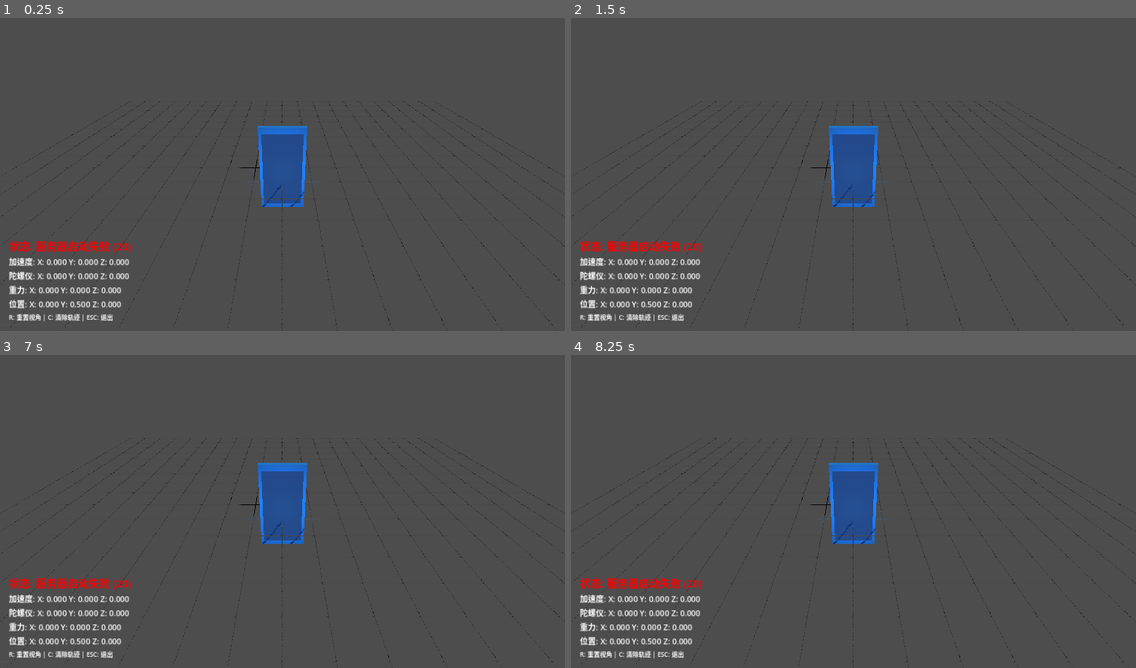
Above: before the commit, frames 1-4 (two rows, left to right).
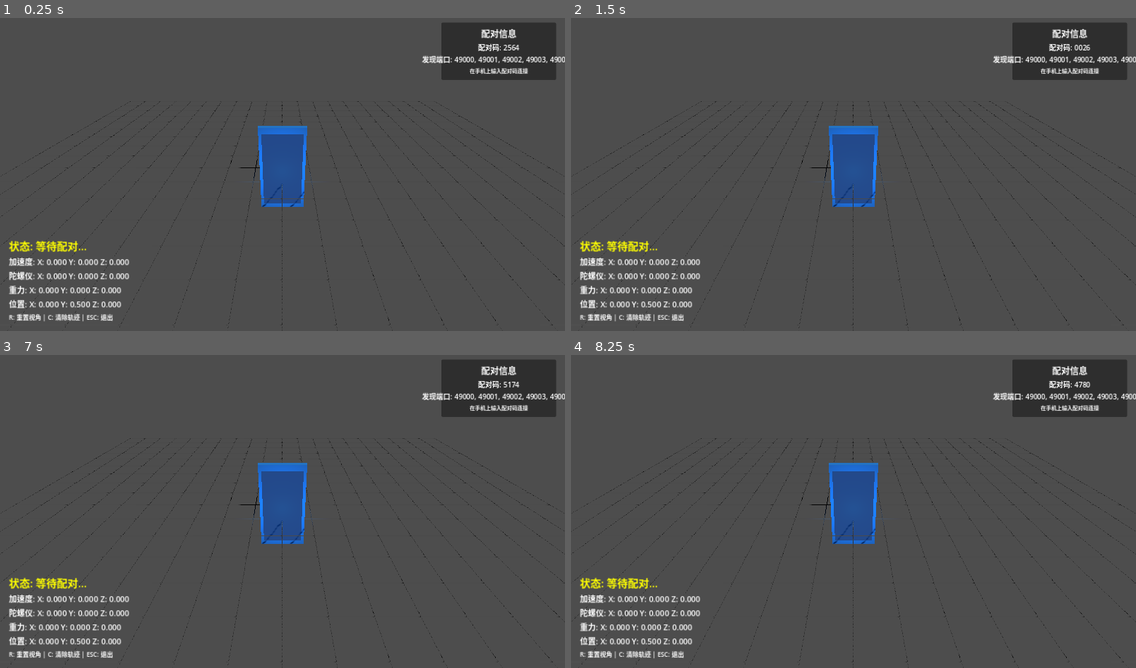
Above: after the commit, the same moments.

Repository: seekerzz/godot-server
Game: Godot game, scene res://main.tscn
The game is run twice, just before and just after one commit, with the same random seed, the same clock (stepped at 60 frames per second) and the same inputs.
Inputs:
- Up to frame 1 (0.25 s): no input
- Up to frame 2 (1.5 s): tap Enter (ui_accept) at 0.5, 0.77, 1.25 s; tap R at 0.6, 1.35 s
- Up to frame 3 (7 s): tap Enter (ui_accept) at 1.52, 2, 2.75, 3.02, 3.5, 3.77, 4.25, 4.52, 6.02, 6.77 s; tap C at 2.1, 4.35, 6.6 s; tap R at 2.3, 2.85, 3.6, 4.55, 5.1, 5.85, 6.8 s
- Up to frame 4 (8.25 s): tap R at 7.35, 8.1 s; tap Enter (ui_accept) at 7.52 s

The runs differ from the first frame. In frame 1, 4.1% of the frame differs, in the area x 1-100%, y 1-75%; in frame 2, 4.1%; in frame 3, 4.1%; in frame 4, 4.1%.

Commit message:
添加配对功能：多级端口发现 + 配对码验证
- 新增 discovery_server.gd：监听多个发现端口(49000-49010)
- 动态分配数据端口(49555+)，避免端口冲突
- 4位数字配对码，防止未授权连接
- 更新 sensor_server.gd：集成发现服务，管理多客户端
- 更新 main.tscn：添加配对码显示面板

配对流程：
1. PC启动后显示4位配对码和可用发现端口
2. 手机输入配对码，广播到发现端口
3. 配对成功后分配数据端口
4. 传感器数据通过专用数据端口传输

按键：R-重新生成配对码, C-清除轨迹, ESC-退出

Co-Authored-By: Claude Sonnet 4.5 <noreply@anthropic.com>

Diff:
--- /dev/null
+++ b/discovery_server.gd
@@ -0,0 +1,179 @@
+extends Node
+
+# PC端发现服务 + 配对码验证
+# 监听多个发现端口，动态分配数据端口
+
+const DISCOVERY_PORT_START := 49000
+const DISCOVERY_PORT_END := 49010
+const BASE_DATA_PORT := 49555
+const MAX_DATA_PORTS := 10
+
+var discovery_sockets: Array[PacketPeerUDP] = []
+var data_servers: Dictionary = {}  # {port: UDPServer}
+var clients: Dictionary = {}  # {port: {"ip": String, "pairing_code": String, "last_seen": float}}
+
+var pairing_code: String = ""  # 当前配对码
+var data_port_counter := 0
+
+signal client_authenticated(client_ip: String, data_port: int)
+signal client_disconnected(data_port: int)
+
+func _ready():
+	generate_pairing_code()
+	start_discovery_service()
+
+func generate_pairing_code():
+	# 生成4位数字配对码
+	var code := ""
+	for i in range(4):
+		code += str(randi() % 10)
+	pairing_code = code
+	print("[配对] 配对码: ", pairing_code)
+	# 更新UI显示配对码
+	update_pairing_display()
+
+func update_pairing_display():
+	# 在UI上显示配对码和可用发现端口
+	var main_scene = get_node("/root/Main")
+	if main_scene and main_scene.has_method("set_pairing_info"):
+		var available_ports := get_available_discovery_ports()
+		main_scene.set_pairing_info(pairing_code, available_ports)
+
+func get_available_discovery_ports() -> Array[int]:
+	var ports: Array[int] = []
+	for i in range(DISCOVERY_PORT_START, DISCOVERY_PORT_END + 1):
+		ports.append(i)
+	return ports
+
+func start_discovery_service():
+	var success_count := 0
+	for port in range(DISCOVERY_PORT_START, DISCOVERY_PORT_END + 1):
+		var socket := PacketPeerUDP.new()
+		var err := socket.bind(port, "0.0.0.0")
+		if err == OK:
+			discovery_sockets.append(socket)
+			success_count += 1
+			print("[发现] 监听端口: ", port)
+		else:
+			socket.close()
+
+	if success_count == 0:
+		print("[错误] 无法绑定任何发现端口")
+	else:
+		print("[发现] 成功监听 ", success_count, " 个端口")
+
+func _process(_delta):
+	# 处理发现端口请求
+	for socket in discovery_sockets:
+		while socket.get_available_bytes() > 0:
+			var packet := socket.get_packet()
+			var client_ip := socket.get_packet_ip()
+			var client_port := socket.get_packet_port()
+			var data := packet.get_string_from_utf8()
+
+			handle_discovery_request(socket, client_ip, client_port, data)
+
+	# 处理数据端口
+	for port in data_servers.keys():
+		var server: UDPServer = data_servers[port]
+		server.poll()
+		while server.is_connection_available():
+			var peer := server.take_connection()
+			while peer.get_available_bytes() > 0:
+				var packet := peer.get_packet()
+				var data := packet.get_string_from_utf8()
+				handle_data_packet(port, data)
+
+			# 更新最后通信时间
+			if clients.has(port):
+				clients[port]["last_seen"] = Time.get_unix_time_from_system()
+
+func handle_discovery_request(socket: PacketPeerUDP, client_ip: String, client_port: int, data: String):
+	print("[发现] 收到请求来自 ", client_ip, ":", client_port, " 数据: ", data)
+
+	if data.begins_with("PAIR:"):
+		# 配对请求: "PAIR:1234"
+		var received_code := data.substr(5)
+		if received_code == pairing_code:
+			# 配对成功，分配数据端口
+			var assigned_port := assign_data_port()
+			if assigned_port != -1:
+				# 启动数据服务器
+				if start_data_server(assigned_port, client_ip, received_code):
+					var response := "PAIRED:%d" % assigned_port
+					socket.set_dest_address(client_ip, client_port)
+					socket.put_packet(response.to_utf8_buffer())
+					print("[配对] 成功! 分配端口: ", assigned_port)
+					emit_signal("client_authenticated", client_ip, assigned_port)
+				else:
+					var response := "ERROR:PORT_FAILED"
+					socket.set_dest_address(client_ip, client_port)
+					socket.put_packet(response.to_utf8_buffer())
+			else:
+				var response := "ERROR:NO_PORT"
+				socket.set_dest_address(client_ip, client_port)
+				socket.put_packet(response.to_utf8_buffer())
+		else:
+			# 配对码错误
+			var response := "ERROR:WRONG_CODE"
+			socket.set_dest_address(client_ip, client_port)
+			socket.put_packet(response.to_utf8_buffer())
+			print("[配对] 错误的配对码: ", received_code)
+
+func assign_data_port() -> int:
+	for i in range(MAX_DATA_PORTS):
+		var port := BASE_DATA_PORT + ((data_port_counter + i) % MAX_DATA_PORTS)
+		if not data_servers.has(port):
+			data_port_counter += 1
+			return port
+	return -1
+
+func start_data_server(port: int, client_ip: String, code: String) -> bool:
+	var server := UDPServer.new()
+	var err := server.listen(port)
+	if err != OK:
+		print("[数据] 端口 ", port, " 监听失败: ", err)
+		return false
+
+	data_servers[port] = server
+	clients[port] = {
+		"ip": client_ip,
+		"pairing_code": code,
+		"last_seen": Time.get_unix_time_from_system()
+	}
+
+	print("[数据] 服务器启动在端口: ", port)
+	return true
+
+func handle_data_packet(port: int, data: String):
+	# 解析传感器数据
+	var json := JSON.new()
+	var err := json.parse(data)
+	if err == OK:
+		var sensor_data = json.get_data()
+		# 转发给主处理脚本
+		var main_scene = get_node("/root/Main")
+		if main_scene and main_scene.has_method("on_sensor_data_received"):
+			main_scene.on_sensor_data_received(port, sensor_data)
+
+func get_client_info(port: int) -> Dictionary:
+	if clients.has(port):
+		return clients[port]
+	return {}
+
+func disconnect_client(port: int):
+	if data_servers.has(port):
+		data_servers[port].stop()
+		data_servers.erase(port)
+	clients.erase(port)
+	print("[连接] 客户端断开，端口: ", port)
+	emit_signal("client_disconnected", port)
+
+func regenerate_pairing_code():
+	generate_pairing_code()
+
+func _exit_tree():
+	for socket in discovery_sockets:
+		socket.close()
+	for port in data_servers.keys():
+		data_servers[port].stop()
--- a/main.tscn
+++ b/main.tscn
@@ -107,6 +107,49 @@
 text = "R: 重置视角 | C: 清除轨迹 | ESC: 退出"
 vertical_alignment = 2
 
+[node name="PairingPanel" type="Panel" parent="UI"]
+layout_mode = 1
+anchors_preset = 1
+anchor_left = 1.0
+anchor_right = 1.0
+offset_left = -280.0
+offset_top = 20.0
+offset_right = -20.0
+offset_bottom = 150.0
+grow_horizontal = 0
+
+[node name="VBoxContainer" type="VBoxContainer" parent="UI/PairingPanel"]
+layout_mode = 1
+anchors_preset = 15
+anchor_right = 1.0
+anchor_bottom = 1.0
+offset_left = 10.0
+offset_top = 10.0
+offset_right = -10.0
+offset_bottom = -10.0
+grow_horizontal = 2
+grow_vertical = 2
+
+[node name="Title" type="Label" parent="UI/PairingPanel/VBoxContainer"]
+layout_mode = 2
+theme_override_font_sizes/font_size = 20
+text = "配对信息"
+horizontal_alignment = 1
+
+[node name="PairingInfoLabel" type="Label" parent="UI/PairingPanel/VBoxContainer"]
+unique_name_in_owner = true
+layout_mode = 2
+theme_override_font_sizes/font_size = 16
+text = "配对码: ----
+发现端口: 等待启动..."
+horizontal_alignment = 1
+
+[node name="Instructions2" type="Label" parent="UI/PairingPanel/VBoxContainer"]
+layout_mode = 2
+theme_override_font_sizes/font_size = 12
+text = "在手机上输入配对码连接"
+horizontal_alignment = 1
+
 [node name="Timer" type="Timer" parent="."]
 wait_time = 0.05
 autostart = true
--- a/sensor_server.gd
+++ b/sensor_server.gd
@@ -1,13 +1,9 @@
 extends Node3D
 
 # PC端传感器数据接收与3D可视化
-# 通过UDP接收手机传感器数据
-
-const SERVER_PORT := 49555
-const CLIENT_PORT := 9877
+# 通过配对服务接收手机传感器数据
+
 const MAX_TRAJECTORY_POINTS := 500
-
-var udp_socket: PacketPeerUDP
 
 # 传感器数据
 var accel_data := Vector3.ZERO
@@ -24,6 +20,9 @@
 # 轨迹记录
 var trajectory_points: Array[Vector3] = []
 var trajectory_lines: Array[MeshInstance3D] = []
+
+# 客户端管理
+var active_clients: Dictionary = {}  # {port: {"ip": String, "accel": Vector3, ...}}
 
 # UI引用
 @onready var status_label: Label = %StatusLabel
@@ -33,74 +32,92 @@
 @onready var position_label: Label = %PositionLabel
 @onready var trajectory_container: Node3D = %TrajectoryContainer
 @onready var phone_model: Node3D = $PhoneModel
+@onready var pairing_info_label: Label = %PairingInfoLabel
+
+var discovery_server: Node
 
 func _ready():
-	start_server()
+	# 启动发现服务
+	discovery_server = preload("res://discovery_server.gd").new()
+	discovery_server.name = "DiscoveryServer"
+	add_child(discovery_server)
+
+	# 连接信号
+	discovery_server.client_authenticated.connect(_on_client_authenticated)
+	discovery_server.client_disconnected.connect(_on_client_disconnected)
+
 	create_ground_grid()
-
-func start_server():
-	udp_socket = PacketPeerUDP.new()
-	var err = udp_socket.bind(SERVER_PORT, "0.0.0.0")
-	if err == OK:
-		status_label.text = "状态: 服务器已启动 (端口 %d)" % SERVER_PORT
-		status_label.modulate = Color.GREEN
-		print("[服务器] 已在端口 ", SERVER_PORT, " 启动")
-		print("[服务器] 已绑定: ", udp_socket.is_bound())
-	else:
-		status_label.text = "状态: 服务器启动失败 (%d)" % err
-		status_label.modulate = Color.RED
-		print("[服务器] 启动失败: ", err)
-
-var frame_count := 0
-
-func _process(delta):
-	frame_count += 1
-	# 接收UDP数据
-	if udp_socket and udp_socket.is_bound():
-		# 直接尝试获取数据包
-		var packet = udp_socket.get_packet()
-		if packet.size() > 0:
-			var data = packet.get_string_from_utf8()
-			print("[接收] 数据大小: ", packet.size(), ", 数据: ", data)
-			parse_sensor_data(data)
-		elif frame_count % 60 == 0:
-			print("[帧", frame_count, "] 等待数据...")
-
-	# 更新手机3D模型
-	update_phone_visualization(delta)
-
-	# 更新UI
-	update_ui()
-
-func parse_sensor_data(json_str: String):
-	var json = JSON.new()
-	var err = json.parse(json_str)
-	if err != OK:
-		return
-
-	var data = json.get_data()
-	if typeof(data) != TYPE_DICTIONARY:
+	update_status("等待配对...")
+
+func set_pairing_info(code: String, ports: Array[int]):
+	"""由发现服务调用，更新配对信息显示"""
+	if pairing_info_label:
+		var port_str := ""
+		for i in range(min(ports.size(), 5)):
+			if i > 0:
+				port_str += ", "
+			port_str += str(ports[i])
+		if ports.size() > 5:
+			port_str += "..."
+		pairing_info_label.text = "配对码: %s\n发现端口: %s" % [code, port_str]
+
+func on_sensor_data_received(port: int, data: Dictionary):
+	"""处理从发现服务转发过来的传感器数据"""
+	if not active_clients.has(port):
 		return
 
 	# 解析加速度计
 	if data.has("accel"):
 		var a = data["accel"]
 		accel_data = Vector3(a["x"], a["y"], a["z"])
+		active_clients[port]["accel"] = accel_data
 
 	# 解析陀螺仪
 	if data.has("gyro"):
 		var g = data["gyro"]
 		gyro_data = Vector3(g["x"], g["y"], g["z"])
+		active_clients[port]["gyro"] = gyro_data
 
 	# 解析重力
 	if data.has("gravity"):
 		var gr = data["gravity"]
 		gravity_data = Vector3(gr["x"], gr["y"], gr["z"])
+		active_clients[port]["gravity"] = gravity_data
 
 	# 解析磁力计
 	if data.has("magneto"):
 		var m = data["magneto"]
 		magneto_data = Vector3(m["x"], m["y"], m["z"])
+		active_clients[port]["magneto"] = magneto_data
+
+func _on_client_authenticated(client_ip: String, data_port: int):
+	"""客户端配对成功"""
+	active_clients[data_port] = {
+		"ip": client_ip,
+		"accel": Vector3.ZERO,
+		"gyro": Vector3.ZERO,
+		"gravity": Vector3.ZERO,
+		"magneto": Vector3.ZERO
+	}
+	update_status("已连接: " + client_ip + ":" + str(data_port))
+	print("[主程序] 客户端连接: ", client_ip, ":", data_port)
+
+func _on_client_disconnected(data_port: int):
+	"""客户端断开"""
+	active_clients.erase(data_port)
+	update_status("客户端断开: " + str(data_port))
+
+func update_status(text: String):
+	if status_label:
+		status_label.text = "状态: " + text
+		status_label.modulate = Color.GREEN if text.begins_with("已连接") else Color.YELLOW
+
+func _process(delta):
+	# 更新手机3D模型（使用最新的传感器数据）
+	update_phone_visualization(delta)
+
+	# 更新UI
+	update_ui()
 
 func update_phone_visualization(delta: float):
 	# 使用陀螺仪积分计算旋转
@@ -115,14 +132,13 @@
 	)
 
 	# 使用加速度计计算位置 (双重积分)
-	# 减去重力得到线性加速度
 	var linear_accel = accel_data - gravity_data
 
 	# 低通滤波去除噪声
 	linear_accel = linear_accel * 0.1
 
 	# 速度积分
-	velocity += linear_accel * delta * 2.0  # 缩放因子
+	velocity += linear_accel * delta * 2.0
 
 	# 阻尼衰减，防止漂移
 	velocity *= 0.98
@@ -221,6 +237,11 @@
 		if event.pressed and event.keycode == KEY_C:
 			clear_trajectory()
 
+		if event.pressed and event.keycode == KEY_R:
+			# 重新生成配对码
+			if discovery_server:
+				discovery_server.regenerate_pairing_code()
+
 func reset_view():
 	phone_position = Vector3.ZERO
 	velocity = Vector3.ZERO
@@ -233,7 +254,3 @@
 	for line in trajectory_lines:
 		line.queue_free()
 	trajectory_lines.clear()
-
-func _on_timer_timeout():
-	# 定时发送心跳给客户端（可选）
-	pass
